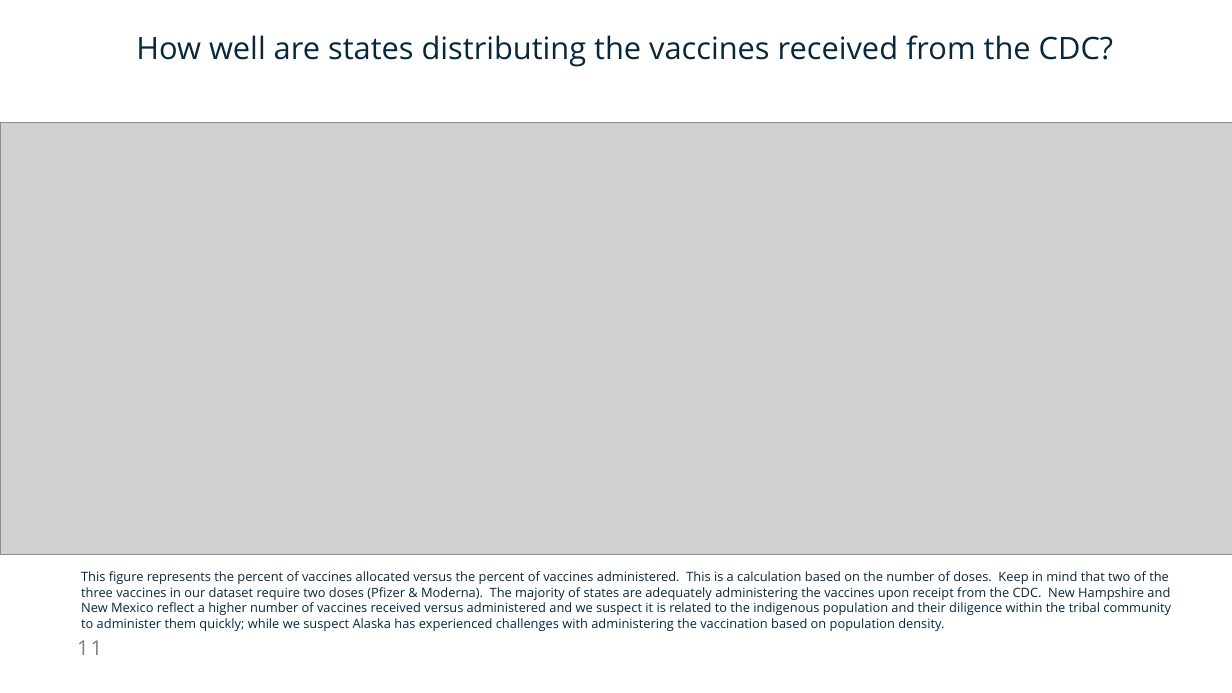
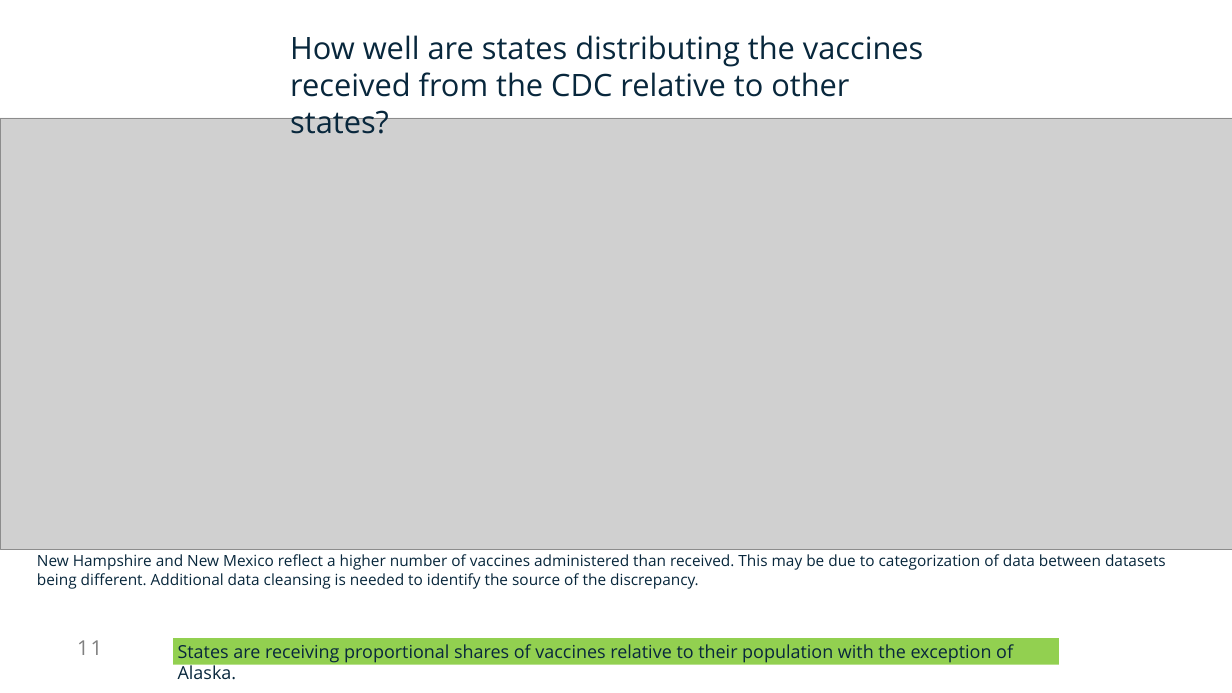
Before and after one commit to AnneNiemiec/Project_One, a slide deck: slide 11 of presentation/Project_one.pptx. Drawn at 1232x693 pixels with LibreOffice and Linux fonts; fonts in the diff are those of the drawing; grey boxes stand for pictures. Boxes give left, top, right and bottom in pixels: in the first picture for what was removed or moved away, otherwise in the second. Text is boxed around its words. In the diff, an @@ line names an element or a change of style, - is before the commit and + after.

```diff
--- a/presentation/Project_one.pptx
+++ b/presentation/Project_one.pptx
@@ text at (x1=290, y1=35, x2=923, y2=97): text changed @@
-How well are states distributing the vaccines received from the CDC?
+How well are states distributing the vaccines received from the CDC relative to other states?
@@ picture moved from (x1=0, y1=122, x2=1232, y2=555) to (x1=0, y1=118, x2=1232, y2=550) @@
@@ text added at (x1=37, y1=554, x2=1166, y2=589), 24 pt, text #08273C @@
+New Hampshire and New Mexico reflect a higher number of vaccines administered than received. This may be due to categorization of data between datasets being different. Additional data cleansing is needed to identify the source of the discrepancy.
@@ text removed at (x1=81, y1=571, x2=1171, y2=631) @@
-This figure represents the percent of vaccines allocated versus the percent of vaccines administered. This is a calculation based on the number of doses. Keep in mind that two of the three vaccines in our dataset require two doses (Pfizer & Moderna). The majority of states are adequately administering the vaccines upon receipt from the CDC. New Hampshire and New Mexico reflect a higher number of vaccines received versus administered and we suspect it is related to the indigenous population and their diligence within the tribal community to administer them quickly; while we suspect Alaska has experienced challenges with administering the vaccination based on population density.
@@ rectangle added at (x1=173, y1=638, x2=1059, y2=665), fill #92D050, 28 pt, text #08273C @@
+States are receiving proportional shares of vaccines relative to their population with the exception of Alaska.
```
Also in this commit, not shown: 6 other slides changed, 7 slides added, 5 slides removed, 2 other files.
